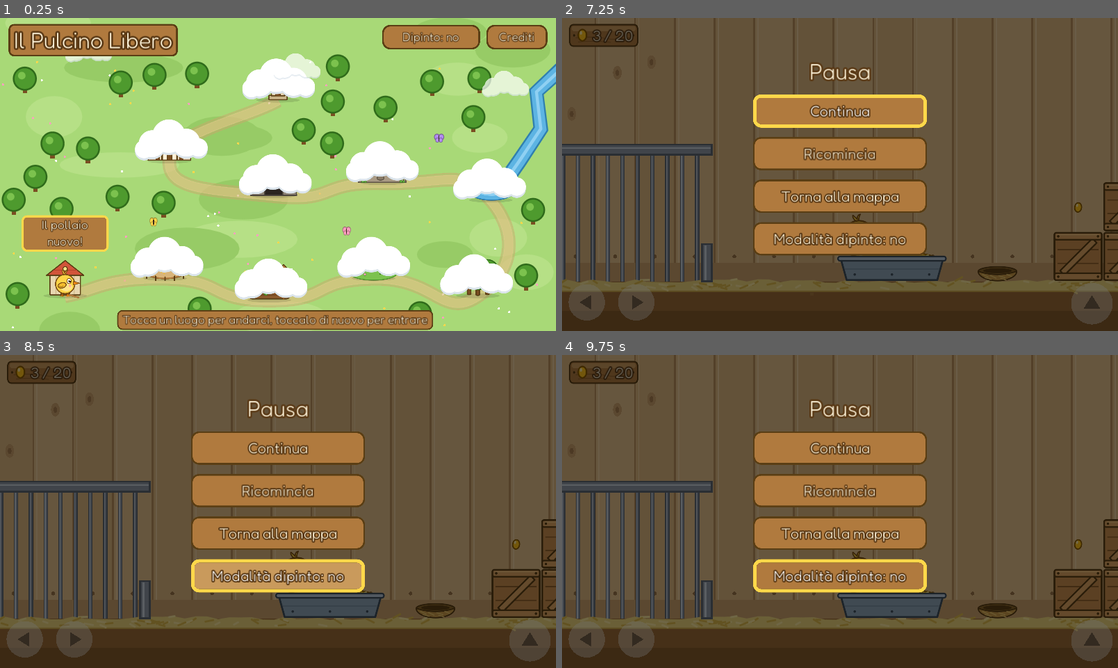
Above: before the commit, frames 1-4 (two rows, left to right).
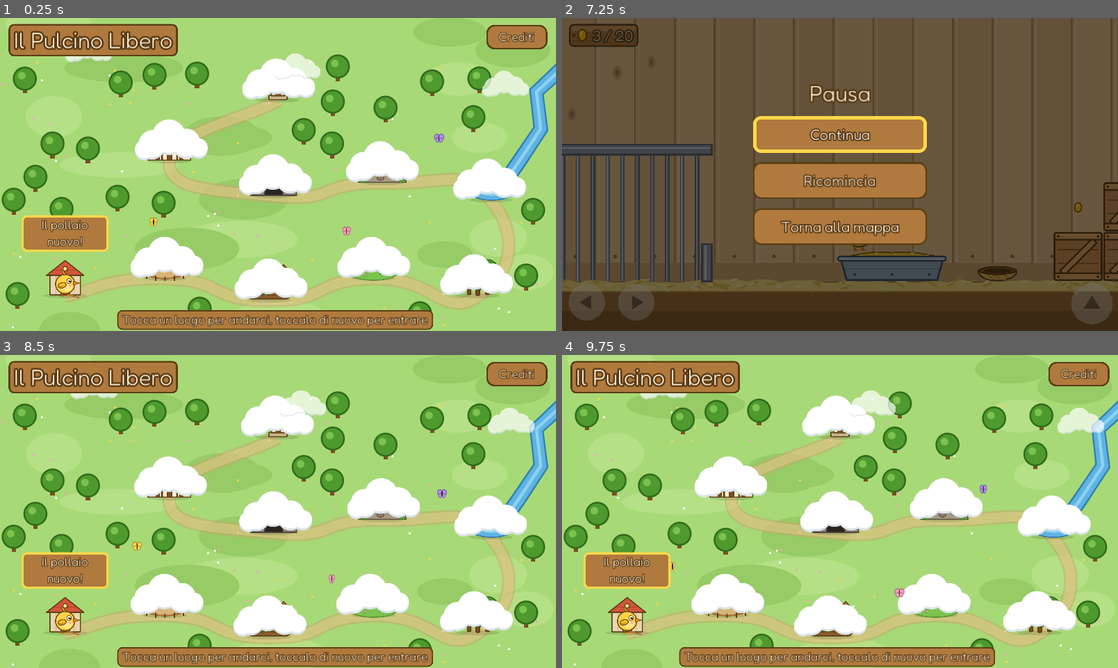
Above: after the commit, the same moments.

Repository: ricky80l/pulcino-libero
Game: Godot game, scene res://scenes/mappa.tscn
Two runs of this game, one before a commit and one after it. Both use one fixed random seed, a clock stepped at 60 frames per second and the inputs below.
Inputs (mouse positions are in pixels of both pictures, inside the frame that each line leads up to):
- Up to frame 1 (0.25 s): no input
- Up to frame 2 (7.25 s): click (995, 36) at 0.5 s, where only the run before the commit has a clickable "Dipinto: no"; click (995, 36) at 1.25 s, where only the run before the commit has a clickable "Dipinto: sì"; click "Crediti" at 2 s; click "Torna alla mappa" at 2.75 s; tap Enter (ui_accept) at 3.5 s; move the mouse to (962, 158) at 3.52 s; hold Right (move_right) 3.53-5.03 s; tap X (peck) every 0.75 s from 3.6 to 6.6 s; click (962, 158) at 3.67 s; tap Space (jump) at 3.77, 4.52, 6.02, 6.77 s; move the mouse to (728, 190) at 4.27 s; click (728, 190) at 4.42 s; move the mouse to (895, 105) at 5.02 s; hold Left (move_left) 5.03-5.78 s; click (895, 105) at 5.17 s; move the mouse to (812, 237) at 5.77 s; hold Right (move_right) from 5.78 s (still down); click (812, 237) at 5.92 s; move the mouse to (1006, 221) at 6.52 s; click (1006, 221) at 6.67 s; tap Escape (ui_cancel) at 7.15 s
- Up to frame 3 (8.5 s): release Right (move_right) at 7.25 s; click (278, 577) at 7.25 s, where only the run before the commit has a clickable "Modalità dipinto: no"; click (278, 577) at 8 s, where only the run before the commit has a clickable "Modalità dipinto: sì"
- Up to frame 4 (9.75 s): move the mouse to (673, 464) at 8.77 s; hold Left (move_left) 8.78-9.53 s; tap X (peck) at 8.85, 9.6 s; click (673, 464) at 8.92 s; move the mouse to (867, 511) at 9.52 s; hold Right (move_right) from 9.53 s (still down); click (867, 511) at 9.67 s

The runs differ from the first frame. In frame 1, 1.3% of the frame differs, in the area x 68-87%, y 2-10%; in frame 2, 12%; in frame 3, 99%; in frame 4, 99%, in the area x 0-100%, y 0-100%.

Commit message:
Tolta la modalita' dipinto (prototipo non convincente)
Restano le talpe piu' discrete e l'interfaccia della mappa su un livello separato.

Co-Authored-By: Claude Opus 5.5 <noreply@anthropic.com>

Diff:
--- a/assets/shader/dipinto.shader
+++ /dev/null
@@ -1,54 +0,0 @@
-// Filtro "dipinto": trasforma lo schermo in qualcosa che ricorda un quadro impressionista.
-// - pennellate: ogni punto è la media di una breve pennellata, la cui direzione cambia piano sullo schermo
-// - tavolozza: più luce, toni pastello, ombre velate di lilla
-// - tela: una trama leggera, come la grana di una tela dipinta
-shader_type canvas_item;
-
-uniform float forza : hint_range(0.0, 1.0) = 0.9;          // quanto è forte l'effetto
-uniform float lunghezza : hint_range(0.0, 0.02) = 0.0022;  // lunghezza delle pennellate (rispetto all'altezza dello schermo)
-uniform float dimensione_macchie = 40.0;                   // quante zone di pennellate diverse in altezza
-uniform float pastello : hint_range(0.0, 1.0) = 0.38;      // quanto i colori si schiariscono verso il pastello
-uniform float grana : hint_range(0.0, 0.2) = 0.05;         // quanto si vede la trama della tela
-
-float caso(vec2 p) {
-	return fract(sin(dot(p, vec2(12.9898, 78.233))) * 43758.5453);
-}
-
-float rumore(vec2 p) {
-	vec2 i = floor(p);
-	vec2 f = fract(p);
-	vec2 u = f * f * (3.0 - 2.0 * f);
-	return mix(mix(caso(i), caso(i + vec2(1.0, 0.0)), u.x),
-			mix(caso(i + vec2(0.0, 1.0)), caso(i + vec2(1.0, 1.0)), u.x), u.y);
-}
-
-void fragment() {
-	vec2 uv = SCREEN_UV;
-	float proporzione = SCREEN_PIXEL_SIZE.y / SCREEN_PIXEL_SIZE.x;  // larghezza / altezza
-	vec2 posto = vec2(uv.x * proporzione, uv.y);
-
-	// direzione della pennellata in questo punto: cambia piano da una zona all'altra
-	float angolo = rumore(posto * dimensione_macchie) * 6.2831;
-	vec2 passo = vec2(cos(angolo) / proporzione, sin(angolo)) * lunghezza;
-
-	// media lungo la pennellata (9 campioni)
-	vec3 colore = vec3(0.0);
-	for (int i = -4; i <= 4; i++) {
-		colore += texture(SCREEN_TEXTURE, uv + passo * float(i)).rgb;
-	}
-	colore /= 9.0;
-
-	// tavolozza impressionista
-	float luce = dot(colore, vec3(0.299, 0.587, 0.114));
-	colore = mix(vec3(luce), colore, 1.15);                          // un po' più vivaci
-	colore = mix(colore, colore * 0.8 + vec3(0.2, 0.2, 0.24), pastello);  // verso il pastello
-	colore += vec3(0.05, 0.0, 0.08) * (1.0 - luce) * pastello;        // ombre lilla
-
-	// trama della tela, uguale su ogni schermo
-	vec2 tela = floor(vec2(uv.x * 720.0 * proporzione, uv.y * 720.0) / 1.5);
-	colore += (caso(tela) - 0.5) * grana;
-	colore += sin(uv.x * 720.0 * proporzione * 1.3) * sin(uv.y * 720.0 * 1.3) * grana * 0.3;
-
-	vec3 originale = texture(SCREEN_TEXTURE, uv).rgb;
-	COLOR = vec4(mix(originale, colore, forza), 1.0);
-}
--- a/project.godot
+++ b/project.godot
@@ -17,7 +17,6 @@
 
 Suoni="*res://scripts/suoni.gd"
 Progressi="*res://scripts/progressi.gd"
-Dipinto="*res://scripts/dipinto.gd"
 
 [display]
 
--- a/scripts/dipinto.gd
+++ /dev/null
@@ -1,30 +0,0 @@
-extends CanvasLayer
-# Modalità dipinto, sempre disponibile come "Dipinto": un filtro che fa sembrare il gioco un quadro impressionista.
-# Sta sopra il mondo di gioco ma sotto pulsanti, contatore e messaggi, che restano nitidi.
-# Si accende e si spegne dal menu di pausa e dalla mappa; la scelta resta salvata.
-
-const SHADER = preload("res://assets/shader/dipinto.shader")
-
-var velo := ColorRect.new()
-
-
-func _ready():
-	layer = 1  # sopra il mondo; i pulsanti a schermo stanno sopra (vengono dopo nell'albero)
-	pause_mode = Node.PAUSE_MODE_PROCESS
-	var materiale := ShaderMaterial.new()
-	materiale.shader = SHADER
-	velo.material = materiale
-	velo.rect_size = Vector2(1280, 720)
-	velo.mouse_filter = Control.MOUSE_FILTER_IGNORE
-	add_child(velo)
-	velo.visible = Progressi.dipinto
-
-
-func attivo() -> bool:
-	return velo.visible
-
-
-func alterna():
-	velo.visible = not velo.visible
-	Progressi.dipinto = velo.visible
-	Progressi.salva()
--- a/scripts/mappa.gd
+++ b/scripts/mappa.gd
@@ -33,7 +33,7 @@
 var tempo := 0.0
 
 
-var interfaccia := CanvasLayer.new()  # cartelli, titolo e pulsanti: sopra il filtro dipinto, restano leggibili
+var interfaccia := CanvasLayer.new()  # cartelli, titolo e pulsanti, sopra il paesaggio
 
 
 func _ready():
@@ -187,27 +187,6 @@
 	Stile.pulsante_legno(crediti, FONT_CARTELLI)
 	crediti.connect("pressed", get_tree(), "change_scene", ["res://scenes/crediti.tscn"])
 	interfaccia.add_child(crediti)
-
-	pulsante_dipinto = Button.new()
-	pulsante_dipinto.focus_mode = Control.FOCUS_NONE
-	pulsante_dipinto.rect_position = Vector2(880, 16)
-	pulsante_dipinto.rect_min_size = Vector2(225, 56)
-	Stile.pulsante_legno(pulsante_dipinto, FONT_CARTELLI)
-	pulsante_dipinto.connect("pressed", self, "_alterna_dipinto")
-	interfaccia.add_child(pulsante_dipinto)
-	_aggiorna_dipinto()
-
-
-var pulsante_dipinto: Button
-
-
-func _alterna_dipinto():
-	Dipinto.alterna()
-	_aggiorna_dipinto()
-
-
-func _aggiorna_dipinto():
-	pulsante_dipinto.text = "Dipinto: " + ("sì" if Dipinto.attivo() else "no")
 
 
 func _crea_nuvole():
--- a/scripts/pausa.gd
+++ b/scripts/pausa.gd
@@ -34,7 +34,7 @@
 	velo.anchor_bottom = 1.0
 	pannello.add_child(velo)
 	var colonna := VBoxContainer.new()
-	colonna.rect_position = Vector2(440, 90)
+	colonna.rect_position = Vector2(440, 140)
 	colonna.rect_min_size = Vector2(400, 0)
 	colonna.add_constant_override("separation", 22)
 	pannello.add_child(colonna)
@@ -47,26 +47,12 @@
 	primo_pulsante = _voce(colonna, "Continua", "chiudi")
 	_voce(colonna, "Ricomincia", "_ricomincia")
 	_voce(colonna, "Torna alla mappa", "_mappa")
-	pulsante_dipinto = _voce(colonna, "", "_dipinto")
-	_aggiorna_dipinto()
-
-
-var pulsante_dipinto: Button
-
-
-func _dipinto():
-	Dipinto.alterna()
-	_aggiorna_dipinto()
-
-
-func _aggiorna_dipinto():
-	pulsante_dipinto.text = "Modalità dipinto: " + ("sì" if Dipinto.attivo() else "no")
 
 
 func _voce(colonna: Control, testo: String, metodo: String) -> Button:
 	var b := Button.new()
 	b.text = testo
-	b.rect_min_size = Vector2(400, 76)
+	b.rect_min_size = Vector2(400, 84)
 	Stile.pulsante_legno(b, FONT_PICCOLO)
 	b.connect("pressed", self, metodo)
 	colonna.add_child(b)
--- a/scripts/progressi.gd
+++ b/scripts/progressi.gd
@@ -23,7 +23,6 @@
 var ultimo_giocato := 1  # dove sta il pulcino sulla mappa
 var nebbia_vista := 1  # fin dove la mappa ha già mostrato la nebbia che si dirada
 var abilita_viste := []  # abilità di cui il giocatore ha già visto l'avviso "Nuova abilità!"
-var dipinto := false  # modalità dipinto accesa o spenta
 
 
 func abilita_vista(nome: String) -> bool:
@@ -101,8 +100,7 @@
 	var f := File.new()
 	if f.open(FILE, File.WRITE) == OK:
 		f.store_string(to_json({"sbloccato": sbloccato, "record": record,
-				"ultimo_giocato": ultimo_giocato, "nebbia_vista": nebbia_vista, "abilita_viste": abilita_viste,
-				"dipinto": dipinto}))
+				"ultimo_giocato": ultimo_giocato, "nebbia_vista": nebbia_vista, "abilita_viste": abilita_viste}))
 		f.close()
 
 
@@ -118,4 +116,3 @@
 		ultimo_giocato = int(dati.get("ultimo_giocato", 1))
 		nebbia_vista = int(dati.get("nebbia_vista", 1))
 		abilita_viste = dati.get("abilita_viste", [])
-		dipinto = bool(dati.get("dipinto", false))
Not shown, changed: docs/index.html
Not shown, changed: docs/index.pck
